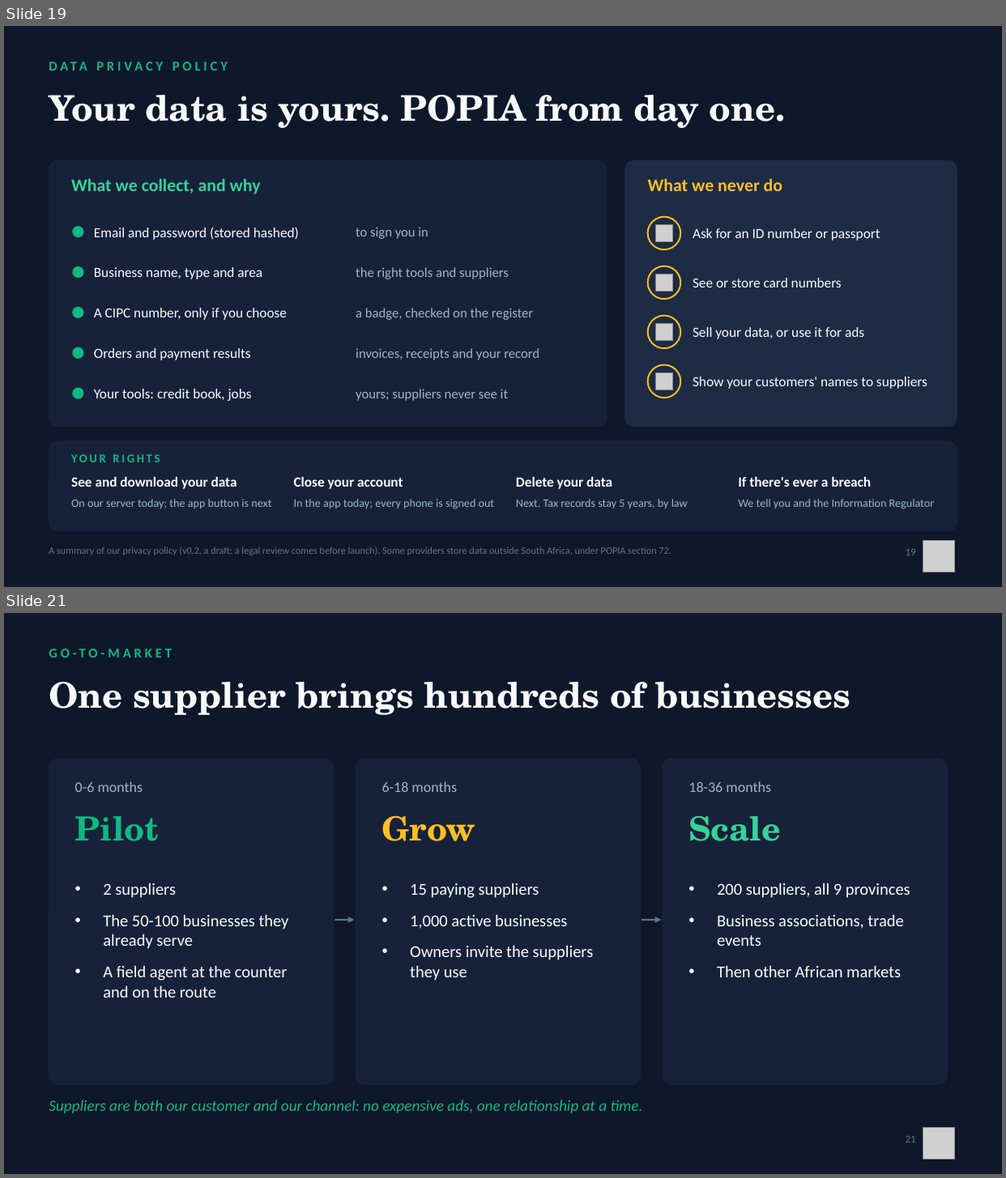
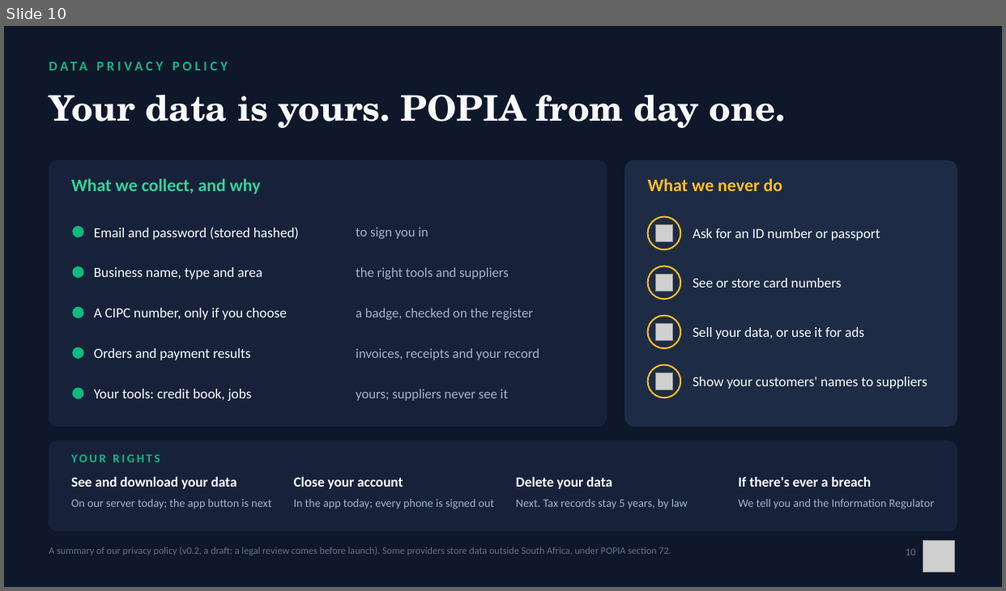
Before and after one commit to Mandla78/KasiFlow, a slide deck: docs/submission/05_final_submission/Akayza_Pitch_TeamPR.pptx. Shown one above the other, each under a label of ours: slides 19 and 21 before the commit, slide 10 after it; the slides between them are not shown. The pictures are 1006x1178 and 1006x591 pixels, drawn with LibreOffice and Linux fonts; fonts in the diff are those of the drawing; grey boxes stand for pictures. Boxes give left, top, right and bottom in pixels: in the first picture for what was removed or moved away, otherwise in the second. Text is boxed around its words. In the diff, an @@ line names an element or a change of style, - is before the commit and + after.

```diff
--- a/docs/submission/05_final_submission/Akayza_Pitch_TeamPR.pptx
+++ b/docs/submission/05_final_submission/Akayza_Pitch_TeamPR.pptx
@@ slide 21 removed at <box>4,613,1002,1174</box>, background #0F172A @@
@@ text removed at <box>73,649,98,658</box> @@
-GO-TO-MARKET
@@ text removed at <box>49,682,850,715</box> @@
-One supplier brings hundreds of businesses
@@ rounded rectangle removed at <box>49,759,334,1084</box> @@
@@ text removed at <box>75,781,143,792</box> @@
-0-6 months
@@ rounded rectangle removed at <box>356,759,641,1084</box> @@
@@ text removed at <box>382,781,457,792</box> @@
-6-18 months
@@ rounded rectangle removed at <box>663,759,948,1084</box> @@
@@ text removed at <box>688,781,771,792</box> @@
-18-36 months
@@ text removed at <box>75,816,159,841</box> @@
-Pilot
@@ text removed at <box>382,815,476,841</box> @@
-Grow
@@ text removed at <box>688,815,780,841</box> @@
-Scale
@@ text removed at <box>103,883,289,998</box> @@
-• 2 suppliers
-• The 50-100 businesses they already serve
-• A field agent at the counter and on the route
@@ text removed at <box>410,883,594,981</box> @@
-• 15 paying suppliers
-• 1,000 active businesses
-• Owners invite the suppliers they use
@@ text removed at <box>717,883,910,977</box> @@
-• 200 suppliers, all 9 provinces
-• Business associations, trade events
-• Then other African markets
@@ arrow removed from (335, 920) to (355, 920) @@
@@ arrow removed from (641, 920) to (661, 920) @@
@@ text removed at <box>49,1100,643,1114</box> @@
-Suppliers are both our customer and our channel: no expensive ads, one relationship at a time.
@@ text removed at <box>906,1136,916,1143</box> @@
-21
@@ picture removed at <box>923,1128,955,1160</box> @@
@@ what was slide 19 is now slide 10 @@
@@ slide 10 changed as well @@
@@ text at <box>906,549,916,556</box>: text changed @@
-19
+10
```
Also in this commit, not shown: 8 other slides changed, 14 other slides removed, 6 other files.
